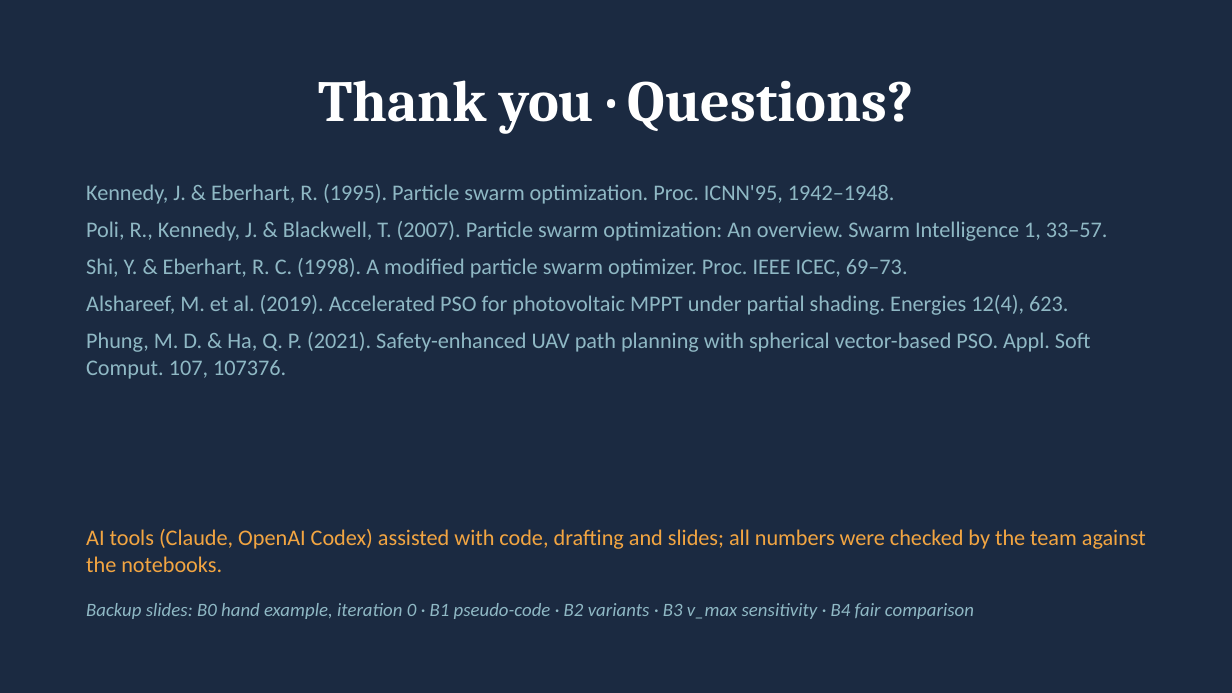
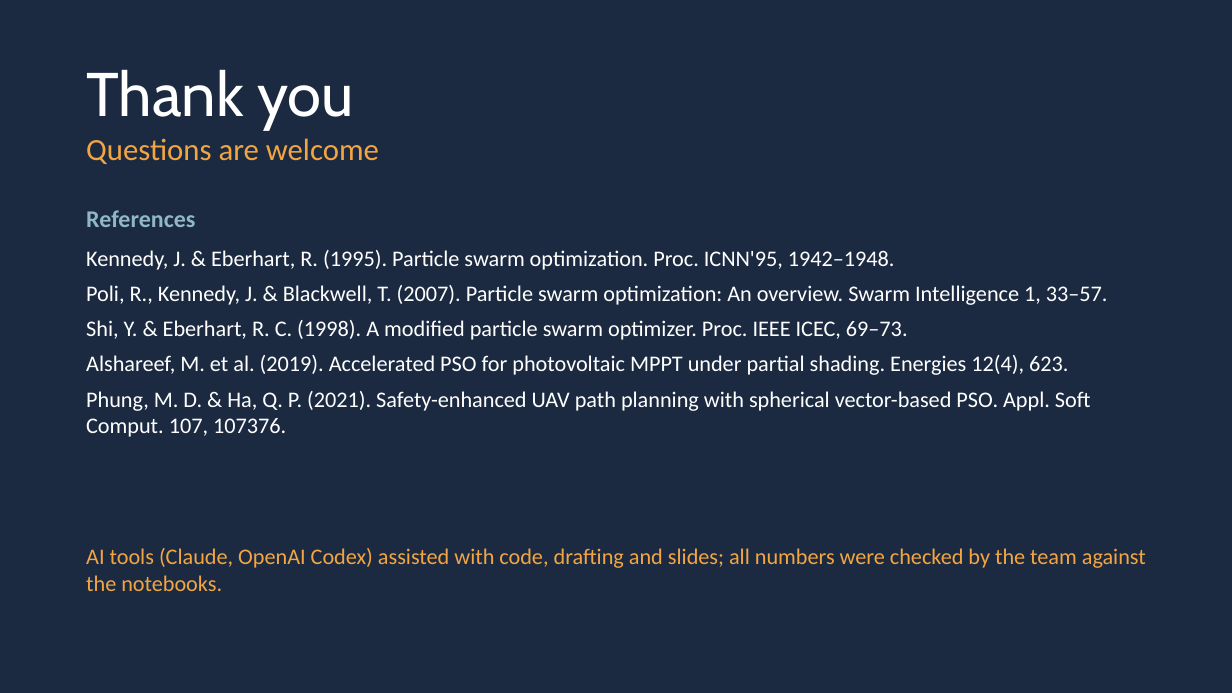
Before and after one commit to huynhhuuphucminh/Seminar-AI, a slide deck: slide 14 of slides/Slide_Seminar_PSO.pptx. Drawn at 1232x693 pixels with LibreOffice and Linux fonts; fonts in the diff are those of the drawing. Boxes give left, top, right and bottom in pixels: in the first picture for what was removed or moved away, otherwise in the second. Text is boxed around its words. In the diff, an @@ line names an element or a change of style, - is before the commit and + after.

```diff
--- a/slides/Slide_Seminar_PSO.pptx
+++ b/slides/Slide_Seminar_PSO.pptx
@@ text at (86, 69, 354, 131): text changed; size 34 to 36 pt; font Cambria to Cabin; bold off @@
-Thank you · Questions?
+Thank you
@@ text added at (86, 138, 379, 164), 18 pt, text #F2A541 @@
+Questions are welcome
@@ text added at (86, 210, 195, 227), 14 pt, text #8FB8C4, bold @@
+References
@@ text "Kennedy, J. & Eberhart, R. ...": place and size @@
-text "Kennedy, J. & Eberhart, R. ..." at (86, 184, 1108, 379)
+text "Kennedy, J. & Eberhart, R. ..." at (86, 250, 1108, 437)
@@ text "Kennedy, J. & Eberhart, R. ..." at (86, 250, 1108, 437): text colour #8FB8C4 to #FFFFFF; less space between paragraphs @@
@@ text "AI tools (Claude, OpenAI Codex) ...": place and size @@
-text "AI tools (Claude, OpenAI Codex) ..." at (86, 529, 1146, 572)
+text "AI tools (Claude, OpenAI Codex) ..." at (86, 548, 1146, 591)
@@ text removed at (86, 603, 974, 619) @@
-Backup slides: B0 hand example, iteration 0 · B1 pseudo-code · B2 variants · B3 v_max sensitivity · B4 fair comparison
```
Also in this commit, not shown: 18 other slides changed, 2 other files.
